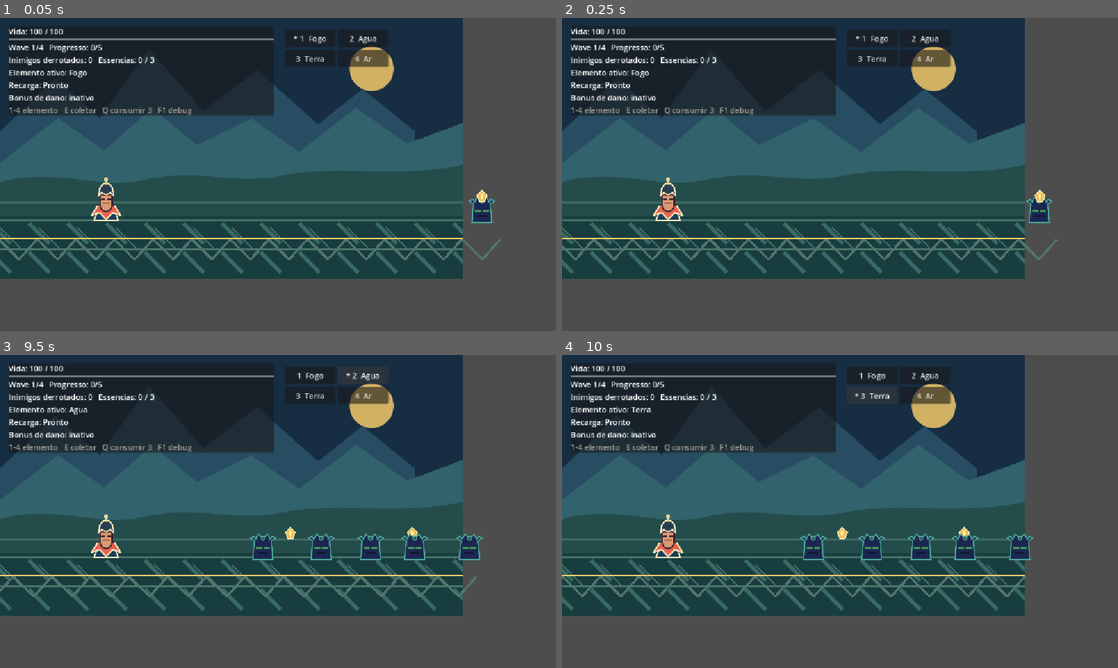
Above: before the commit, frames 1-4 (two rows, left to right).
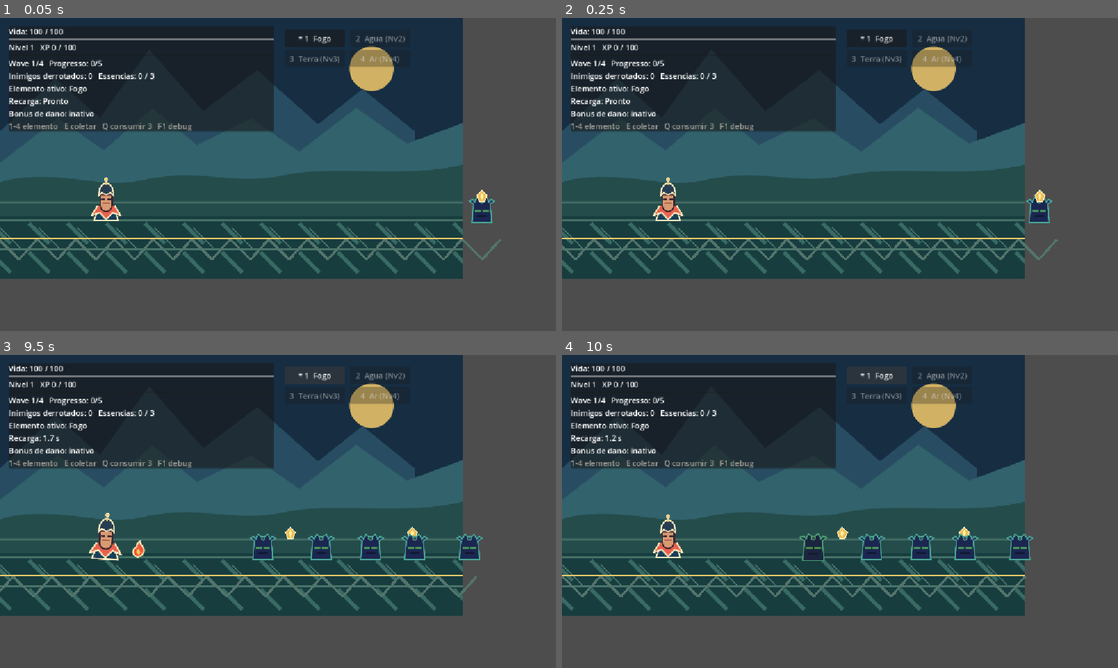
Above: after the commit, the same moments.

Repository: GhabrielMolina/elemental-idle-runner
Game: Godot game, scene res://scenes/Main.tscn
Two runs of this game, one before a commit and one after it. Both use one fixed random seed, a clock stepped at 60 frames per second and the inputs below.
Inputs:
- Up to frame 1 (0.05 s): no input
- Up to frame 2 (0.25 s): no input
- Up to frame 3 (9.5 s): click "* 1 Fogo" at 0.5 s; click "2 Agua" (after the commit: "* 1 Fogo") at 1.25 s; click "1 Fogo" (after the commit: "* 1 Fogo") at 2 s; click "3 Terra" (after the commit: "* 1 Fogo") at 2.75 s; click "* 3 Terra" (after the commit: "* 1 Fogo") at 3.5 s; click "4 Ar" (after the commit: "* 1 Fogo") at 4.25 s; click "* 4 Ar" (after the commit: "* 1 Fogo") at 5 s; click "1 Fogo" (after the commit: "* 1 Fogo") at 5.75 s; click "* 1 Fogo" at 6.5 s; click "2 Agua" (after the commit: "* 1 Fogo") at 7.25 s; click "* 2 Agua" (after the commit: "* 1 Fogo") at 8 s; click "* 2 Agua" (after the commit: "* 1 Fogo") at 8.75 s
- Up to frame 4 (10 s): click "3 Terra" (after the commit: "* 1 Fogo") at 9.5 s

The runs differ from the first frame. In frame 1, 5.0% of the frame differs, in the area x 1-73%, y 5-37%; in frame 2, 5.0%; in frame 3, 5.4%, in the area x 1-73%, y 5-66%; in frame 4, 5.1%.

Commit message:
added XP and level up

Diff:
--- a/scripts/debug_panel.gd
+++ b/scripts/debug_panel.gd
@@ -42,6 +42,14 @@
 	spawn_button.text = "Gerar inimigo"
 	spawn_button.pressed.connect(main_controller.debug_spawn_enemy)
 	column.add_child(spawn_button)
+	var add_xp_button := Button.new()
+	add_xp_button.text = "+100 XP"
+	add_xp_button.pressed.connect(main_controller.debug_add_xp)
+	column.add_child(add_xp_button)
+	var reset_progress_button := Button.new()
+	reset_progress_button.text = "Zerar progresso"
+	reset_progress_button.pressed.connect(main_controller.debug_reset_progress)
+	column.add_child(reset_progress_button)
 	var reset_button := Button.new()
 	reset_button.text = "Reiniciar partida"
 	reset_button.pressed.connect(main_controller.restart_game)
--- a/scripts/enemy.gd
+++ b/scripts/enemy.gd
@@ -1,6 +1,6 @@
 extends Node2D
 
-signal defeated
+signal defeated(killed_by_attack: bool)
 
 @export var max_health := 45
 @export var speed := 48.0
@@ -47,7 +47,7 @@
 		stun_timer = 1.0
 	queue_redraw()
 	if health == 0:
-		die()
+		die(true)
 
 func apply_element_color() -> void:
 	var color := Color("#ef654f")
@@ -69,14 +69,14 @@
 	damage_tween.tween_property(sprite, "scale", base_sprite_scale, 0.1)
 	damage_tween.parallel().tween_property(sprite, "modulate", Color.WHITE, 0.12)
 
-func die() -> void:
+func die(killed_by_attack := false) -> void:
 	if already_defeated:
 		return
 	already_defeated = true
 	set_process(false)
 	if damage_tween and damage_tween.is_valid():
 		damage_tween.kill()
-	defeated.emit()
+	defeated.emit(killed_by_attack)
 	death_tween = create_tween()
 	death_tween.set_parallel()
 	death_tween.set_trans(Tween.TRANS_QUAD).set_ease(Tween.EASE_IN)
--- a/scripts/main.gd
+++ b/scripts/main.gd
@@ -12,6 +12,8 @@
 @export var belt_speed: float = 56.0
 @export var wave_enemy_counts: Array[int] = [5, 7, 8, 10]
 @export var wave_element_options: Array[String] = ["Agua", "Agua,Terra", "Fogo", "Fogo,Ar"]
+@export var min_xp_per_kill := 13
+@export var max_xp_per_kill := 20
 
 var enemy_timer := 0.0
 var spawn_rng: RandomNumberGenerator = RandomNumberGenerator.new()
@@ -31,6 +33,10 @@
 
 var health_bar: ProgressBar
 var health_label: Label
+var level_label: Label
+var xp_bar: ProgressBar
+var level_up_label: Label
+var level_up_tween: Tween
 var stats_label: Label
 var wave_label: Label
 var element_label: Label
@@ -50,10 +56,11 @@
 	build_hud()
 	debug_panel = DEBUG_SCENE.instantiate()
 	add_child(debug_panel)
-	debug_panel.position = Vector2(700, 250)
+	debug_panel.position = Vector2(700, 160)
 	debug_panel.setup(self)
 	player.health_changed.connect(update_health)
 	player.died.connect(handle_defeat)
+	player.leveled_up.connect(show_level_up_message)
 	start_wave(0)
 	update_hud()
 	update_debug()
@@ -110,7 +117,7 @@
 	enemy.add_to_group("runtime_entity")
 	enemy.add_to_group("enemies")
 	enemy.add_to_group("wave_enemies" if is_wave_enemy else "debug_enemies")
-	enemy.defeated.connect(_on_enemy_defeated.bind(is_wave_enemy))
+	enemy.defeated.connect(_on_enemy_defeated.bind(enemy, is_wave_enemy))
 
 func get_next_spawn_interval() -> float:
 	var safe_minimum: float = maxf(min_spawn_interval, 0.01)
@@ -182,7 +189,7 @@
 	defeat_overlay.visible = true
 	defeat_label.text = "Vitoria!"
 	overlay_message.text = "Equilibrio restaurado nas quatro waves."
-	overlay_stats.text = "Total de inimigos derrotados: %d" % defeated_count
+	overlay_stats.text = "Total de inimigos derrotados: %d\n%s mantido para a proxima partida" % [defeated_count, get_level_text()]
 	overlay_button.text = "Jogar novamente"
 	update_hud()
 
@@ -196,6 +203,14 @@
 	if not game_over and not final_victory and not awaiting_next_wave:
 		spawn_enemy(choose_wave_element(), false)
 
+func debug_add_xp() -> void:
+	player.add_xp(100)
+	update_hud()
+
+func debug_reset_progress() -> void:
+	player.reset_progress()
+	update_hud()
+
 func select_element(element: String) -> void:
 	if game_over:
 		return
@@ -209,6 +224,7 @@
 	essence.position = Vector2(1000, 370)
 	add_child(essence)
 	essence.add_to_group("runtime_entity")
+	essence.add_to_group("essences")
 
 func automatic_attack() -> void:
 	if game_over or not player.is_attack_ready():
@@ -239,8 +255,8 @@
 		if is_instance_valid(enemy) and not enemy.already_defeated and enemy.global_position.x <= player.global_position.x + 24.0:
 			player.take_damage(enemy.contact_damage)
 			enemy.die()
-	for essence in get_tree().get_nodes_in_group("runtime_entity"):
-		if not is_instance_valid(essence) or essence.is_in_group("enemies"):
+	for essence in get_tree().get_nodes_in_group("essences"):
+		if not is_instance_valid(essence):
 			continue
 		if essence.global_position.x < player.global_position.x - 40.0:
 			essence.queue_free()
@@ -248,8 +264,8 @@
 func collect_nearby_essence() -> void:
 	var closest: Node2D
 	var closest_distance := 70.0
-	for essence in get_tree().get_nodes_in_group("runtime_entity"):
-		if not is_instance_valid(essence) or essence.is_in_group("enemies"):
+	for essence in get_tree().get_nodes_in_group("essences"):
+		if not is_instance_valid(essence):
 			continue
 		var distance := player.global_position.distance_to(essence.global_position)
 		if distance <= closest_distance:
@@ -268,11 +284,55 @@
 	bonus_timer = 5.0
 	update_hud()
 
-func _on_enemy_defeated(counts_for_wave: bool) -> void:
+func _on_enemy_defeated(killed_by_attack: bool, enemy: Node2D, counts_for_wave: bool) -> void:
 	defeated_count += 1
 	if counts_for_wave:
 		wave_defeated_count += 1
+	if killed_by_attack:
+		grant_kill_xp(enemy.global_position)
 	check_wave_completion()
+	update_hud()
+
+func grant_kill_xp(at: Vector2) -> void:
+	if player.is_max_level():
+		return
+	var amount: int = player.add_xp(spawn_rng.randi_range(min_xp_per_kill, maxi(min_xp_per_kill, max_xp_per_kill)))
+	if amount > 0:
+		spawn_xp_popup(at, amount)
+
+func spawn_xp_popup(at: Vector2, amount: int) -> void:
+	var popup := Label.new()
+	popup.text = "+%d XP" % amount
+	popup.add_theme_color_override("font_color", Color("#f3c969"))
+	popup.add_theme_color_override("font_outline_color", Color("#162d42"))
+	popup.add_theme_constant_override("outline_size", 4)
+	popup.z_index = 10
+	popup.position = at + Vector2(-24, -110)
+	add_child(popup)
+	var tween := popup.create_tween()
+	tween.set_parallel()
+	tween.tween_property(popup, "position:y", popup.position.y - 40.0, 0.8)
+	tween.tween_property(popup, "modulate:a", 0.0, 0.8).set_ease(Tween.EASE_IN)
+	tween.set_parallel(false)
+	tween.tween_callback(popup.queue_free)
+
+func show_level_up_message(new_level: int, unlocked_element: String) -> void:
+	if unlocked_element != "":
+		var element_keys := {"Fogo": 1, "Agua": 2, "Terra": 3, "Ar": 4}
+		var unlocked_word := "liberado" if unlocked_element == "Ar" else "liberada"
+		level_up_label.text = "NIVEL %d! %s %s (tecla %d)" % [new_level, unlocked_element, unlocked_word, element_keys.get(unlocked_element, 0)]
+	elif new_level >= player.get_max_level():
+		level_up_label.text = "NIVEL MAX! +%d%% de dano" % roundi((player.max_level_damage_multiplier - 1.0) * 100.0)
+	else:
+		level_up_label.text = "NIVEL %d!" % new_level
+	if level_up_tween and level_up_tween.is_valid():
+		level_up_tween.kill()
+	level_up_label.visible = true
+	level_up_label.modulate.a = 1.0
+	level_up_tween = level_up_label.create_tween()
+	level_up_tween.tween_interval(2.0)
+	level_up_tween.tween_property(level_up_label, "modulate:a", 0.0, 0.5)
+	level_up_tween.tween_callback(level_up_label.hide)
 	update_hud()
 
 func handle_defeat() -> void:
@@ -281,7 +341,7 @@
 	defeat_overlay.visible = true
 	defeat_label.text = "Game Over"
 	overlay_message.text = "O Avatar foi derrotado na wave %d." % (current_wave + 1)
-	overlay_stats.text = "Inimigos derrotados nesta wave: %d" % wave_defeated_count
+	overlay_stats.text = "Inimigos derrotados nesta wave: %d\n%s mantido para a proxima partida" % [wave_defeated_count, get_level_text()]
 	overlay_button.text = "Tentar novamente"
 	update_hud()
 	update_debug()
@@ -334,6 +394,15 @@
 	health_bar.size_flags_horizontal = Control.SIZE_EXPAND_FILL
 	health_bar.show_percentage = false
 	column.add_child(health_bar)
+	level_label = Label.new()
+	column.add_child(level_label)
+	xp_bar = ProgressBar.new()
+	xp_bar.size_flags_horizontal = Control.SIZE_EXPAND_FILL
+	xp_bar.show_percentage = false
+	var xp_fill := StyleBoxFlat.new()
+	xp_fill.bg_color = Color("#f3c969")
+	xp_bar.add_theme_stylebox_override("fill", xp_fill)
+	column.add_child(xp_bar)
 	wave_label = Label.new()
 	column.add_child(wave_label)
 	stats_label = Label.new()
@@ -348,9 +417,17 @@
 	command_label.add_theme_color_override("font_color", Color("#a7a39a"))
 	column.add_child(command_label)
 	element_buttons.append(create_element_button(canvas, "1  Fogo", "Fogo", Vector2(590, 24)))
-	element_buttons.append(create_element_button(canvas, "2  Agua", "Agua", Vector2(700, 24)))
+	element_buttons.append(create_element_button(canvas, "2  Agua", "Agua", Vector2(725, 24)))
 	element_buttons.append(create_element_button(canvas, "3  Terra", "Terra", Vector2(590, 66)))
-	element_buttons.append(create_element_button(canvas, "4  Ar", "Ar", Vector2(700, 66)))
+	element_buttons.append(create_element_button(canvas, "4  Ar", "Ar", Vector2(725, 66)))
+	level_up_label = Label.new()
+	level_up_label.position = Vector2(590, 112)
+	level_up_label.add_theme_font_size_override("font_size", 20)
+	level_up_label.add_theme_color_override("font_color", Color("#f3c969"))
+	level_up_label.add_theme_color_override("font_outline_color", Color("#162d42"))
+	level_up_label.add_theme_constant_override("outline_size", 5)
+	level_up_label.visible = false
+	canvas.add_child(level_up_label)
 	defeat_overlay = PanelContainer.new()
 	defeat_overlay.process_mode = Node.PROCESS_MODE_ALWAYS
 	defeat_overlay.position = Vector2(300, 175)
@@ -386,7 +463,7 @@
 	var button := Button.new()
 	button.text = label
 	button.position = button_position
-	button.size = Vector2(105, 36)
+	button.size = Vector2(125, 36)
 	button.pressed.connect(select_element.bind(element))
 	canvas.add_child(button)
 	return button
@@ -400,6 +477,16 @@
 	if not is_instance_valid(health_bar):
 		return
 	update_health(player.health, player.max_health)
+	if player.is_max_level():
+		level_label.text = "Nivel MAX   +%d%% de dano" % roundi((player.max_level_damage_multiplier - 1.0) * 100.0)
+		xp_bar.min_value = 0
+		xp_bar.max_value = 1
+		xp_bar.value = 1
+	else:
+		level_label.text = "%s   XP %d / %d" % [get_level_text(), player.xp, player.get_next_level_xp()]
+		xp_bar.min_value = player.get_level_start_xp()
+		xp_bar.max_value = player.get_next_level_xp()
+		xp_bar.value = player.xp
 	wave_label.text = "Wave %d/4   Progresso: %d/%d" % [current_wave + 1, wave_defeated_count, get_current_wave_total()]
 	stats_label.text = "Inimigos derrotados: %d   Essencias: %d / 3" % [defeated_count, essence_count]
 	element_label.text = "Elemento ativo: %s" % player.selected_element
@@ -410,7 +497,13 @@
 	var elements := ["Fogo", "Agua", "Terra", "Ar"]
 	var labels := ["1  Fogo", "2  Agua", "3  Terra", "4  Ar"]
 	for index in element_buttons.size():
-		element_buttons[index].text = ("* " if elements[index] == player.selected_element else "") + labels[index]
+		var unlocked: bool = player.is_element_unlocked(elements[index])
+		var lock_text := "" if unlocked else " (Nv%d)" % player.get_element_unlock_level(elements[index])
+		element_buttons[index].text = ("* " if elements[index] == player.selected_element else "") + labels[index] + lock_text
+		element_buttons[index].disabled = not unlocked
+
+func get_level_text() -> String:
+	return "Nivel MAX" if player.is_max_level() else "Nivel %d" % player.level
 
 func update_debug() -> void:
 	if is_instance_valid(debug_panel):
--- a/scripts/player.gd
+++ b/scripts/player.gd
@@ -2,6 +2,8 @@
 
 signal health_changed(current: int, maximum: int)
 signal died
+signal xp_changed(xp: int, level: int)
+signal leveled_up(level: int, unlocked_element: String)
 
 @export var max_health := 100
 @export var attack_range := 330.0
@@ -17,8 +19,13 @@
 @export var water_cooldown := 1.15
 @export var earth_damage := 34
 @export var earth_cooldown := 2.4
+@export var level_xp_thresholds: Array[int] = [100, 200, 300, 400]
+@export var element_unlock_levels: Dictionary[String, int] = {"Fogo": 1, "Agua": 2, "Terra": 3, "Ar": 4}
+@export var max_level_damage_multiplier := 1.25
 
 var health := 100
+var xp := 0
+var level := 1
 var selected_element := "Fogo"
 var fire_timer := 0.0
 var air_timer := 0.0
@@ -43,8 +50,52 @@
 
 func select_element(element: String) -> void:
 	if element == "Fogo" or element == "Agua" or element == "Terra" or element == "Ar":
+		if not is_element_unlocked(element):
+			return
 		selected_element = element
 		queue_redraw()
+
+func get_max_level() -> int:
+	return level_xp_thresholds.size() + 1
+
+func is_max_level() -> bool:
+	return level >= get_max_level()
+
+func get_level_start_xp() -> int:
+	return 0 if level <= 1 else level_xp_thresholds[level - 2]
+
+func get_next_level_xp() -> int:
+	return get_level_start_xp() if is_max_level() else level_xp_thresholds[level - 1]
+
+func get_element_unlock_level(element: String) -> int:
+	return element_unlock_levels.get(element, 1)
+
+func is_element_unlocked(element: String) -> bool:
+	return level >= get_element_unlock_level(element)
+
+func get_element_unlocked_at(target_level: int) -> String:
+	for element in element_unlock_levels:
+		if element_unlock_levels[element] == target_level:
+			return element
+	return ""
+
+func add_xp(amount: int) -> int:
+	if is_max_level() or amount <= 0:
+		return 0
+	xp += amount
+	while not is_max_level() and xp >= get_next_level_xp():
+		level += 1
+		leveled_up.emit(level, get_element_unlocked_at(level))
+	xp_changed.emit(xp, level)
+	return amount
+
+func reset_progress() -> void:
+	xp = 0
+	level = 1
+	if not is_element_unlocked(selected_element):
+		selected_element = "Fogo"
+	xp_changed.emit(xp, level)
+	queue_redraw()
 
 func is_attack_ready() -> bool:
 	return get_cooldown_remaining(selected_element) <= 0.0
@@ -55,6 +106,8 @@
 		"Agua": damage = water_damage
 		"Terra": damage = earth_damage
 		"Ar": damage = air_damage
+	if is_max_level():
+		damage = roundi(damage * max_level_damage_multiplier)
 	return damage * 2 if damage_bonus else damage
 
 func get_attack_range() -> float:
Not shown, changed: README.md
